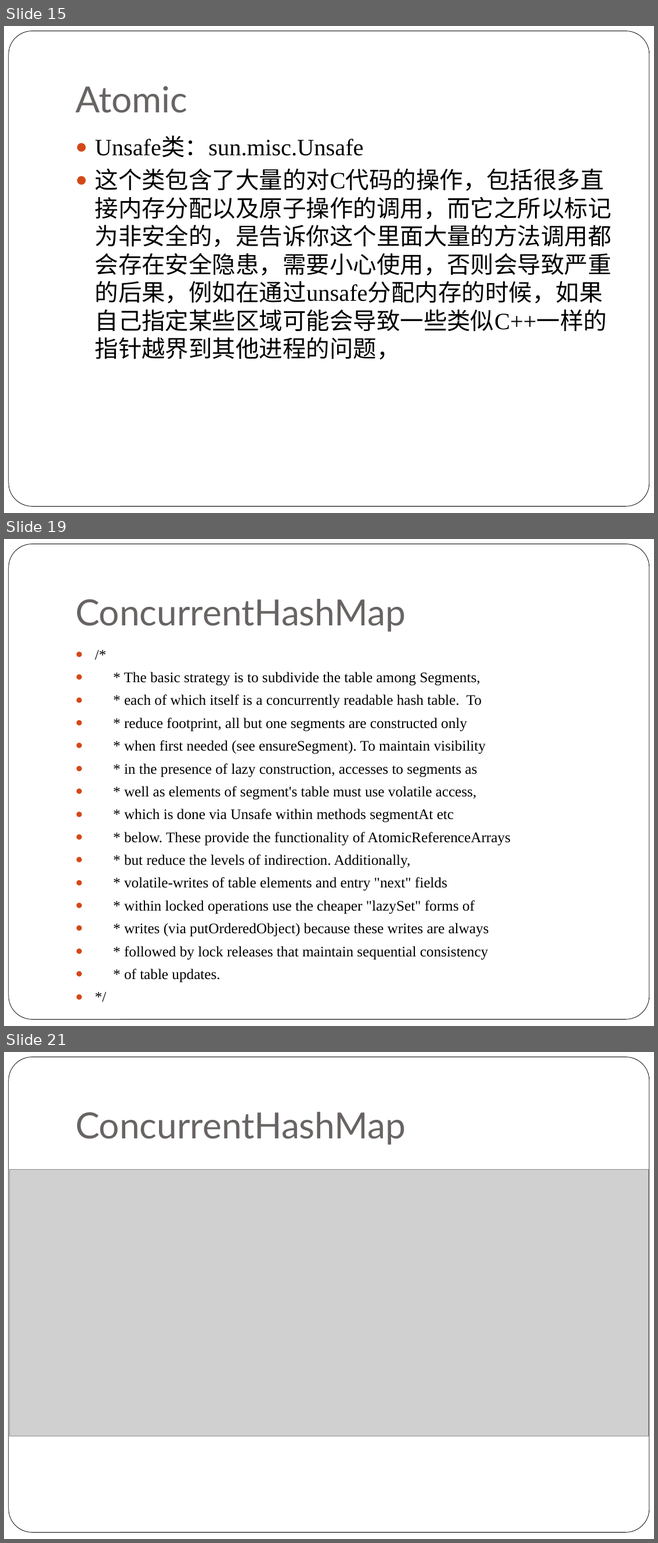
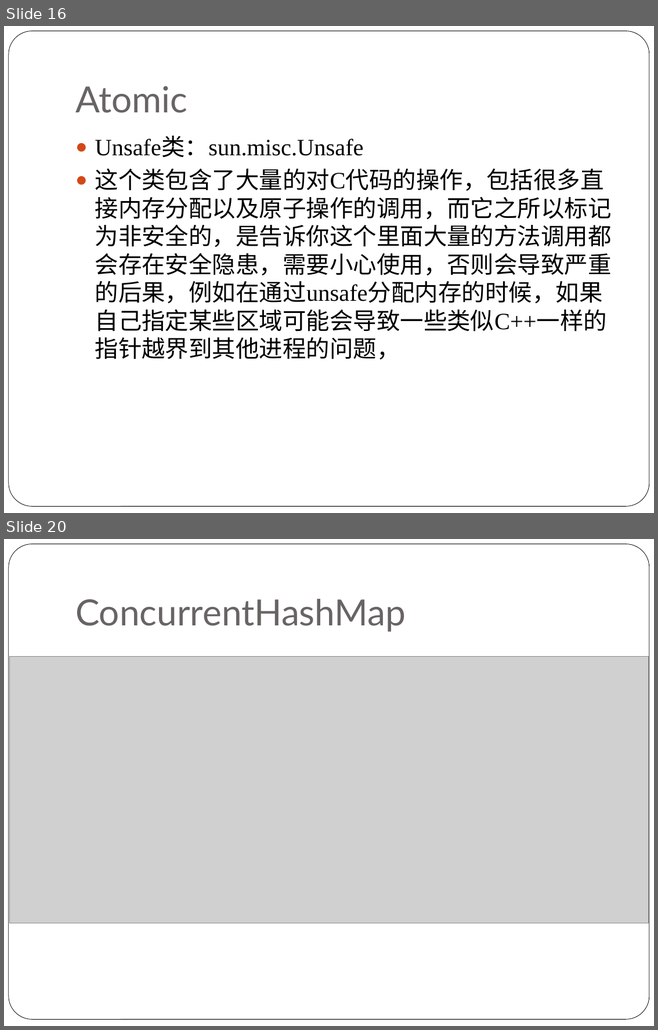
Before and after one commit to NickyQian/Practice, a slide deck: Document/Java Concurrency.pptx. Shown one above the other, each under a label of ours: slides 15, 19 and 21 before the commit, slides 16 and 20 after it; the slides between them are not shown. The pictures are 658x1543 and 658x1030 pixels, drawn with LibreOffice and Linux fonts; fonts in the diff are those of the drawing; grey boxes stand for pictures. Boxes give left, top, right and bottom in pixels: in the first picture for what was removed or moved away, otherwise in the second. Text is boxed around its words. In the diff, an @@ line names an element or a change of style, - is before the commit and + after.

```diff
--- a/Document/Java Concurrency.pptx
+++ b/Document/Java Concurrency.pptx
@@ slide 19 removed at bbox=[4, 539, 654, 1026], background #FFFFFF; not listed: 1 template element that a slide beside it also shows @@
@@ title removed at bbox=[75, 599, 405, 632] @@
-ConcurrentHashMap
@@ text removed at bbox=[124, 672, 510, 960] @@
-● /*
-● * The basic strategy is to subdivide the table among Segments,
-● * each of which itself is a concurrently readable hash table. To
-● * reduce footprint, all but one segments are constructed only
-● * when first needed (see ensureSegment). To maintain visibility
-● * in the presence of lazy construction, accesses to segments as
-● * well as elements of segment's table must use volatile access,
-● * which is done via Unsafe within methods segmentAt etc
-● * below. These provide the functionality of AtomicReferenceArrays
-● * but reduce the levels of indirection. Additionally,
-● * volatile-writes of table elements and entry "next" fields
-● * within locked operations use the cheaper "lazySet" forms of
-● * writes (via putOrderedObject) because these writes are always
-● * followed by lock releases that maintain sequential consistency
-● * of table updates.
-● */
@@ what was slide 15 is now slide 16 @@
@@ what was slide 21 is now slide 20 @@
```
Also in this commit, not shown: 9 slides changed, 11 slides added, 1 other slide removed.
